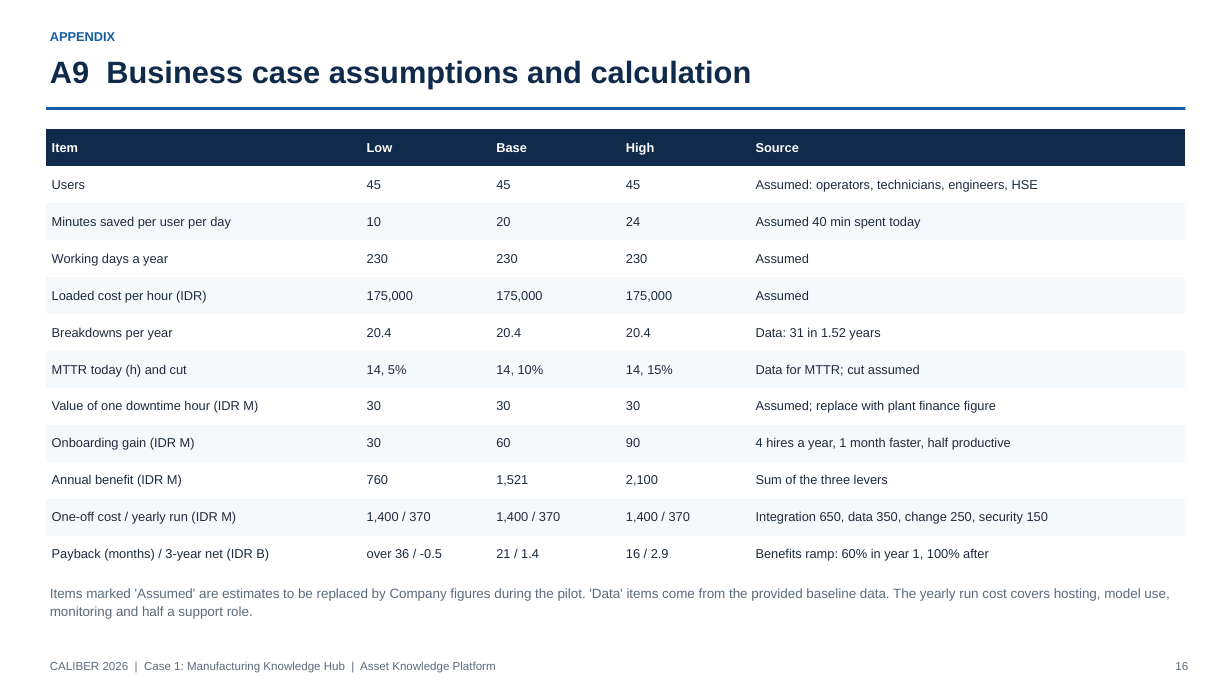
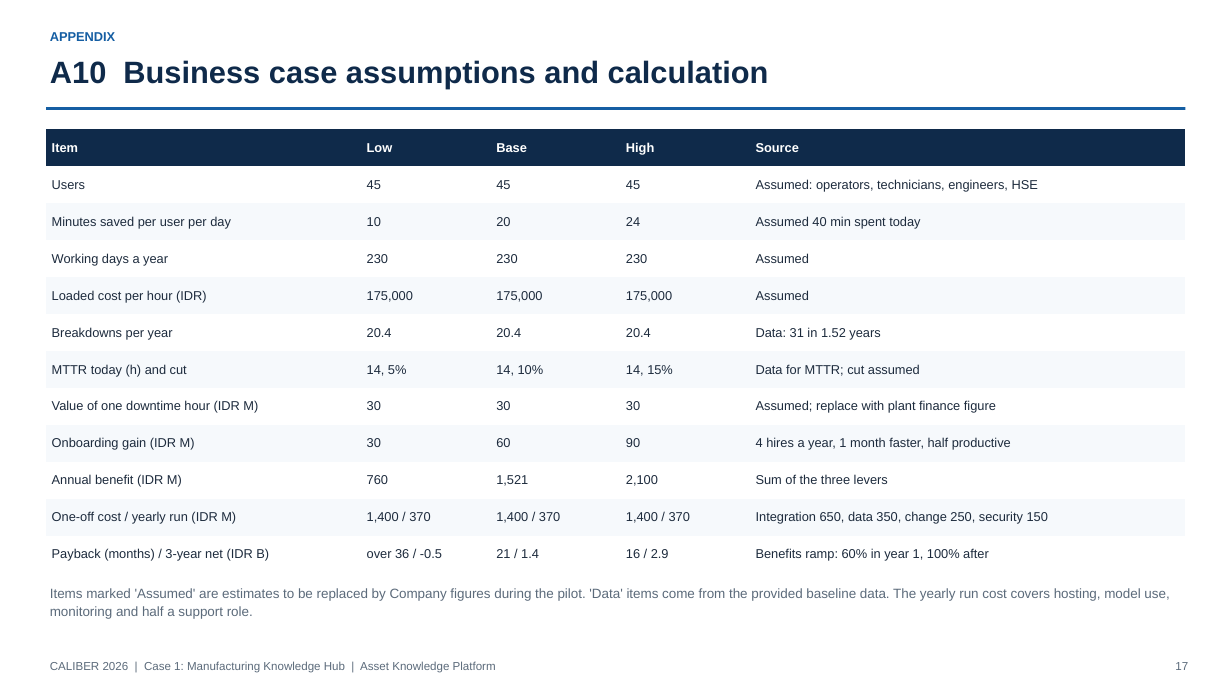
Before and after one commit to teknikchemical-ctrl/caliber2026, a slide deck: slide 17 of deck/CALIBER2026_Asset_Knowledge_Platform_Deck.pptx (slide 16 before the commit). Drawn at 1232x693 pixels with LibreOffice and Linux fonts; fonts in the diff are those of the drawing. Boxes give left, top, right and bottom in pixels: in the first picture for what was removed or moved away, otherwise in the second. Text is boxed around its words. In the diff, an @@ line names an element or a change of style, - is before the commit and + after.

```diff
--- a/deck/CALIBER2026_Asset_Knowledge_Platform_Deck.pptx
+++ b/deck/CALIBER2026_Asset_Knowledge_Platform_Deck.pptx
@@ text at (50,60,769,89): text changed @@
-A9 Business case assumptions and calculation
+A10 Business case assumptions and calculation
@@ text at (1175,662,1188,670): text changed @@
-16
+17
```
Also in this commit, not shown: 5 other slides changed, 1 slide added, 14 other files.
